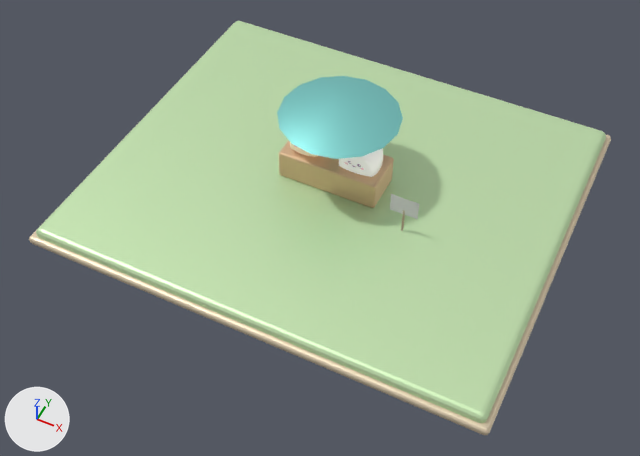
The glTF model game/art/models/buildings/market/building_market_L02.glb, before and after one commit.
Rendered twice from a 50 mm camera at (15.4, -32.8, 36.1) aimed at (0.7, -3.3, -0.6). Lighting does not change. The marker at lower left points along +X, +Y and +Z. The picture after the commit comes second. Where no turn or scale is listed for an object, it has been applied to the vertices.
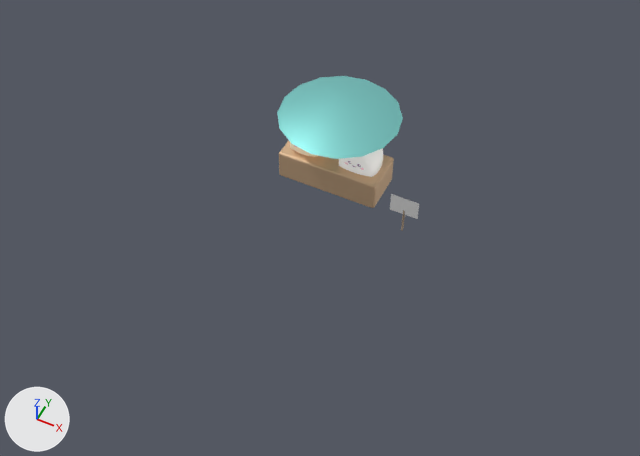
The change, as JSON lines over the scene's bpy script:
```json
{"op": "remove", "block": "ob_mesh_15", "code": ["ob_mesh_15 = bpy.data.objects.new('Mesh_15', me_mesh_15)", "ob_mesh_15.location = (0.0, 0.0, 0.0)"]}
{"op": "remove", "block": "ob_mesh_16", "code": ["ob_mesh_16 = bpy.data.objects.new('Mesh_16', me_mesh_16)", "ob_mesh_16.location = (0.0, 0.0, 0.0)"]}
```

Changed parts and their boxes (x1, y1, x2, y2) in the pictures (640 x 456 px):
```json
{"object": "Mesh_15", "change": "deleted", "before": [36, 21, 606, 423], "on screen": "green"}
{"object": "Mesh_16", "change": "deleted", "before": [29, 26, 611, 435]}
```
